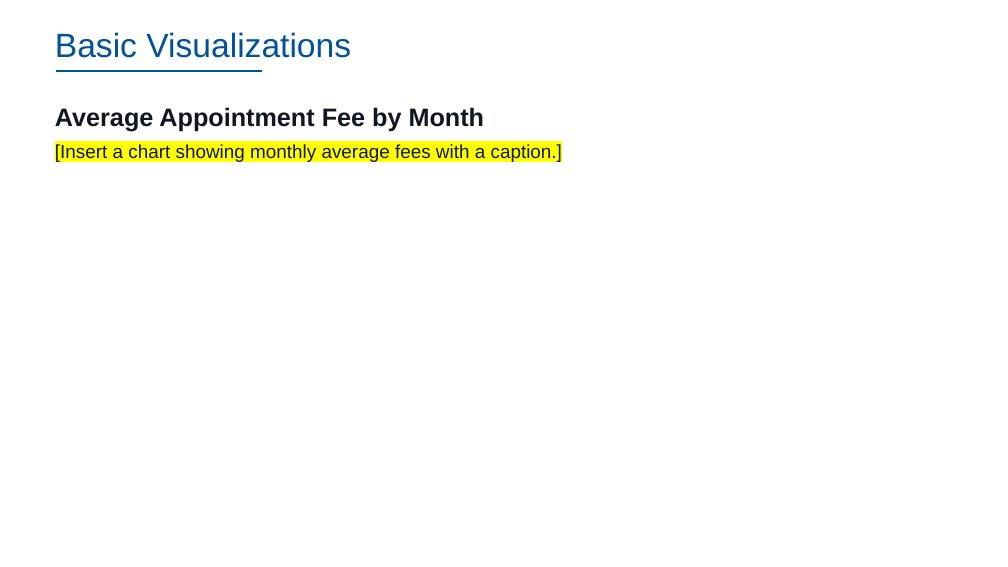
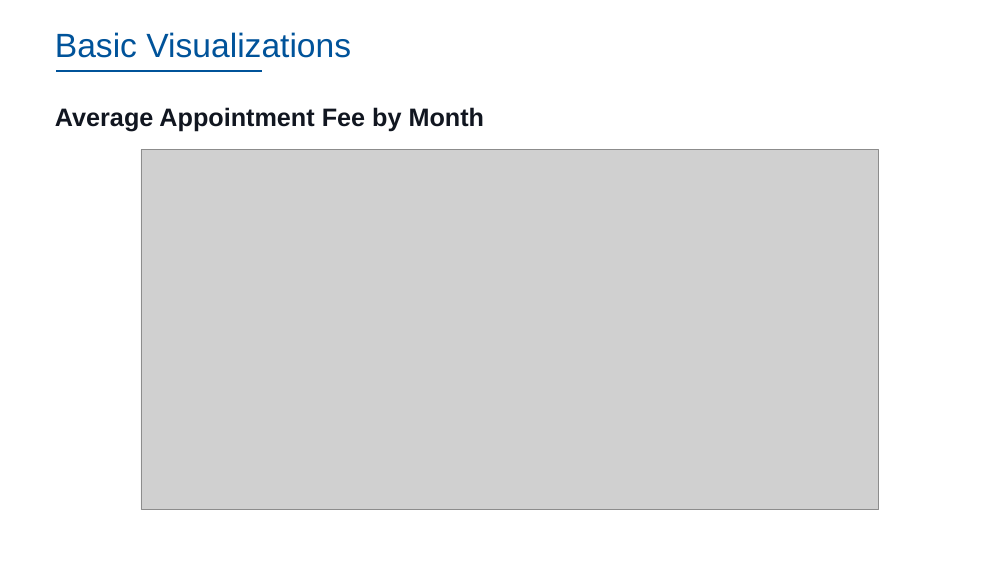
Before and after one commit to dennislamcv1/IBMSA, a slide deck: slide 23 of Systems Analyst Capstone Project/Final SubmissionDL.pptx. Drawn at 1008x567 pixels with LibreOffice and Linux fonts; fonts in the diff are those of the drawing; grey boxes stand for pictures; background and template pictures are left out. Boxes give left, top, right and bottom in pixels: in the first picture for what was removed or moved away, otherwise in the second. Text is boxed around its words. In the diff, an @@ line names an element or a change of style, - is before the commit and + after.

```diff
--- a/Systems Analyst Capstone Project/Final SubmissionDL.pptx
+++ b/Systems Analyst Capstone Project/Final SubmissionDL.pptx
@@ text at (55,144,562,162): paragraph removed @@
-[Insert a chart showing monthly average fees with a caption.]
@@ picture added at (141,150,879,510) @@
```
Also in this commit, not shown: 10 other slides changed, 6 other files.
